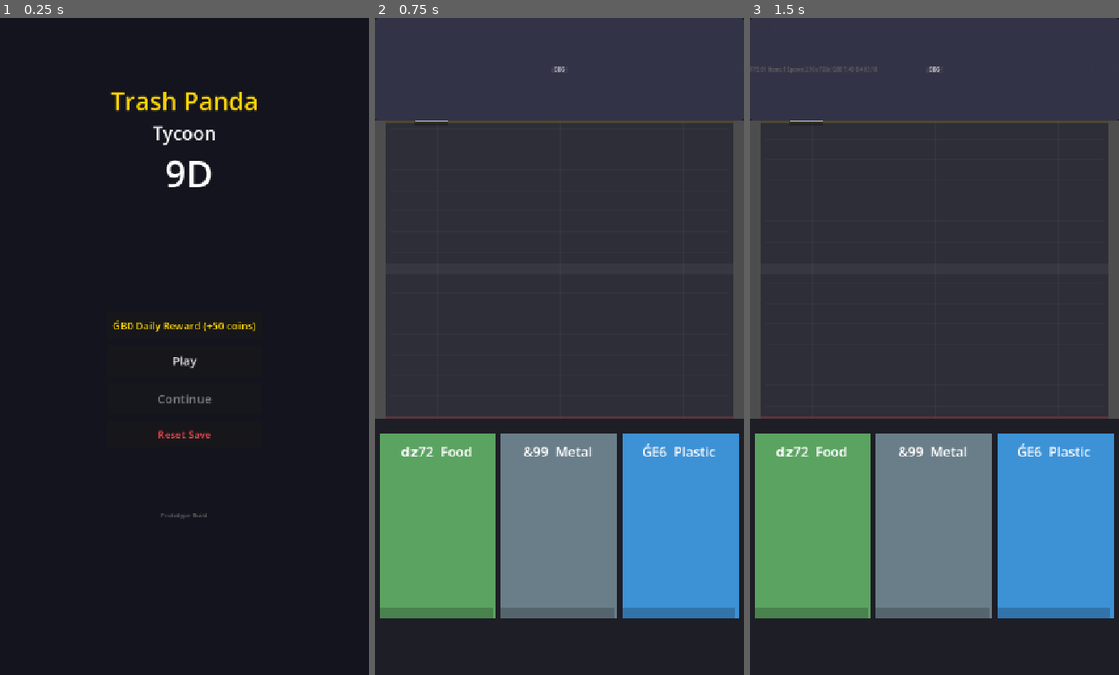
Above: before the commit, frames 1-3 (left to right).
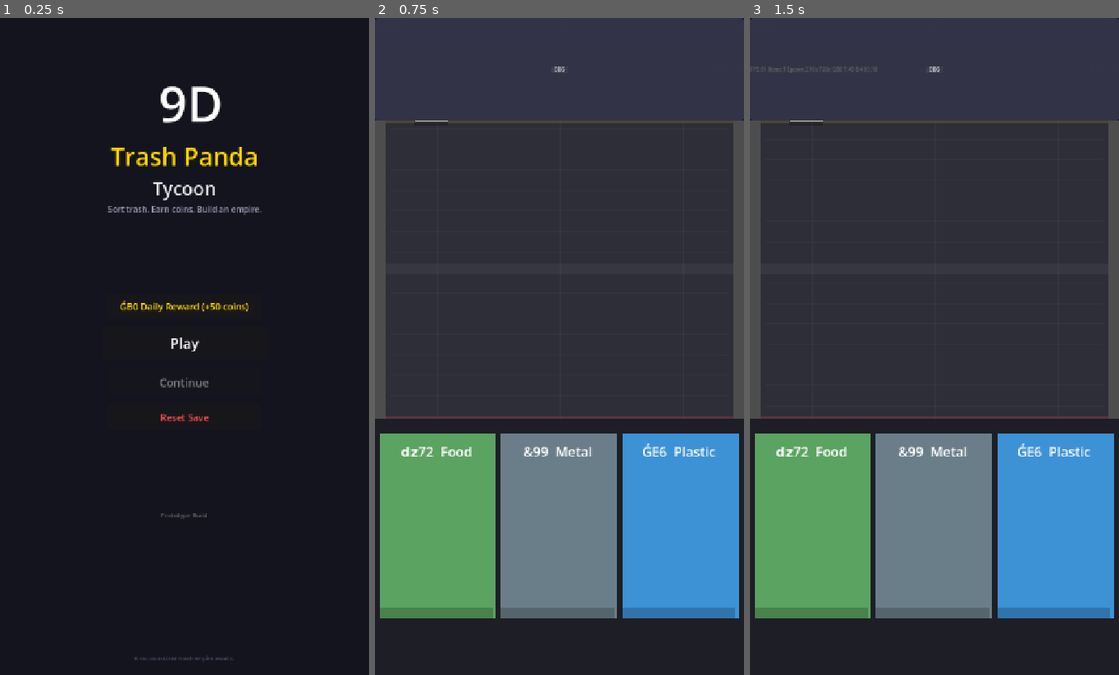
Above: after the commit, the same moments.

Repository: jerrygooch/trash-panda-tycoon
Game: Godot game, scene res://Main.tscn
Two runs of this game, one before a commit and one after it. Both use one fixed random seed, a clock stepped at 60 frames per second and the inputs below.
Inputs:
- Up to frame 1 (0.25 s): no input
- Up to frame 2 (0.75 s): click "Play" at 0.5 s
- Up to frame 3 (1.5 s): click "#F8" at 1.25 s

The runs differ from the first frame. In frame 1, 3.4% of the frame differs, in the area x 29-71%, y 10-98%; in frame 2, nothing differs; in frame 3, nothing differs.

Commit message:
Batch 012 visual identity and demo asset pass

Diff:
--- a/scenes/ui/MainMenu.tscn
+++ b/scenes/ui/MainMenu.tscn
@@ -9,18 +9,19 @@
 script = ExtResource("1")
 
 [node name="Background" type="ColorRect" parent="."]
-layout_mode = 0
-offset_right = 720
-offset_bottom = 1280
-color = Color(0.08, 0.08, 0.12, 1)
+layout_mode = 1
+anchors_preset = 15
+anchor_right = 1.0
+anchor_bottom = 1.0
+color = Color(0.078, 0.078, 0.118, 1)
 mouse_filter = 2
 
 [node name="TitleContainer" type="CenterContainer" parent="."]
 layout_mode = 0
-offset_left = 60
-offset_top = 120
-offset_right = 660
-offset_bottom = 360
+offset_left = 40
+offset_top = 100
+offset_right = 680
+offset_bottom = 350
 mouse_filter = 2
 
 [node name="VBox" type="VBoxContainer" parent="TitleContainer"]
@@ -30,6 +31,16 @@
 anchor_bottom = 1.0
 grow_horizontal = 1
 grow_vertical = 1
+mouse_filter = 2
+
+[node name="RaccoonIcon" type="Label" parent="TitleContainer/VBox"]
+layout_mode = 2
+size_flags_horizontal = 4
+size_flags_vertical = 3
+text = "\U0001F99D"
+horizontal_alignment = 1
+vertical_alignment = 3
+theme_override_font_sizes/font_size = 96
 mouse_filter = 2
 
 [node name="TitleLabel" type="Label" parent="TitleContainer/VBox"]
@@ -49,25 +60,24 @@
 horizontal_alignment = 1
 vertical_alignment = 1
 theme_override_font_sizes/font_size = 36
-theme_override_colors/font_color = Color(1, 1, 1, 1)
+theme_override_colors/font_color = Color(1, 1, 1, 0.9)
 mouse_filter = 2
 
-[node name="RaccoonIcon" type="Label" parent="TitleContainer/VBox"]
+[node name="TaglineLabel" type="Label" parent="TitleContainer/VBox"]
 layout_mode = 2
 size_flags_horizontal = 4
-text = "\U0001F99D"
+text = "Sort trash. Earn coins. Build an empire."
 horizontal_alignment = 1
-vertical_alignment = 1
-theme_override_font_sizes/font_size = 72
+theme_override_font_sizes/font_size = 16
+theme_override_colors/font_color = Color(0.6, 0.6, 0.7, 1)
 mouse_filter = 2
 
 [node name="ButtonContainer" type="CenterContainer" parent="."]
 layout_mode = 0
 offset_left = 60
-offset_top = 460
+offset_top = 440
 offset_right = 660
-offset_bottom = 950
-mouse_filter = 2
+offset_bottom = 900
 
 [node name="VBox" type="VBoxContainer" parent="ButtonContainer"]
 layout_mode = 1
@@ -76,7 +86,7 @@
 anchor_bottom = 1.0
 grow_horizontal = 1
 grow_vertical = 1
-theme_override_constants/separation = 14
+theme_override_constants/separation = 16
 mouse_filter = 2
 
 [node name="DailyRewardButton" type="Button" parent="ButtonContainer/VBox"]
@@ -84,47 +94,61 @@
 layout_mode = 2
 size_flags_horizontal = 4
 size_flags_vertical = 4
-custom_minimum_size = Vector2i(300, 50)
+custom_minimum_size = Vector2i(300, 48)
 text = "Daily Reward"
-theme_override_font_sizes/font_size = 20
+theme_override_font_sizes/font_size = 18
 theme_override_colors/font_color = Color(1, 0.84, 0, 1)
 
-[node name="NewGameButton" type="Button" parent="ButtonContainer/VBox"]
+[node name="PlayButton" type="Button" parent="ButtonContainer/VBox"]
 unique_name_in_owner = true
 layout_mode = 2
 size_flags_horizontal = 4
 size_flags_vertical = 4
-custom_minimum_size = Vector2i(300, 60)
+custom_minimum_size = Vector2i(320, 64)
 text = "Play"
-theme_override_font_sizes/font_size = 24
+theme_override_font_sizes/font_size = 28
+theme_override_colors/font_color = Color(1, 1, 1, 1)
+theme_override_colors/font_hover_color = Color(1, 0.84, 0, 1)
 
 [node name="ContinueButton" type="Button" parent="ButtonContainer/VBox"]
 unique_name_in_owner = true
 layout_mode = 2
 size_flags_horizontal = 4
 size_flags_vertical = 4
-custom_minimum_size = Vector2i(300, 60)
+custom_minimum_size = Vector2i(300, 56)
 text = "Continue"
-theme_override_font_sizes/font_size = 24
+theme_override_font_sizes/font_size = 22
 
 [node name="ResetSaveButton" type="Button" parent="ButtonContainer/VBox"]
 unique_name_in_owner = true
 layout_mode = 2
 size_flags_horizontal = 4
 size_flags_vertical = 4
-custom_minimum_size = Vector2i(300, 50)
+custom_minimum_size = Vector2i(300, 48)
 text = "Reset Save"
-theme_override_font_sizes/font_size = 20
+theme_override_font_sizes/font_size = 18
 theme_override_colors/font_color = Color(1, 0.3, 0.3, 1)
 
 [node name="DemoLabel" type="Label" parent="."]
 layout_mode = 0
-offset_left = 260
+offset_left = 250
 offset_top = 960
-offset_right = 460
+offset_right = 470
 offset_bottom = 985
 text = "Prototype Build"
 horizontal_alignment = 1
 theme_override_font_sizes/font_size = 12
 theme_override_colors/font_color = Color(0.4, 0.4, 0.4, 1)
 mouse_filter = 2
+
+[node name="FooterLabel" type="Label" parent="."]
+layout_mode = 0
+offset_left = 200
+offset_top = 1240
+offset_right = 520
+offset_bottom = 1260
+text = "A raccoon-sized trash empire awaits."
+horizontal_alignment = 1
+theme_override_font_sizes/font_size = 11
+theme_override_colors/font_color = Color(0.3, 0.3, 0.4, 1)
+mouse_filter = 2
--- a/scripts/ui/main_menu.gd
+++ b/scripts/ui/main_menu.gd
@@ -14,7 +14,7 @@
 
 func _find_and_wire_buttons() -> void:
 	# New Game / Play
-	var play_btn: Button = %NewGameButton
+	var play_btn: Button = %PlayButton
 	if play_btn:
 		if not play_btn.pressed.is_connected(_on_new_game_pressed):
 			play_btn.pressed.connect(_on_new_game_pressed)
Not shown, added: docs/DEMO_SCRIPT.md
Not shown, added: docs/VISUAL_DIRECTION.md
